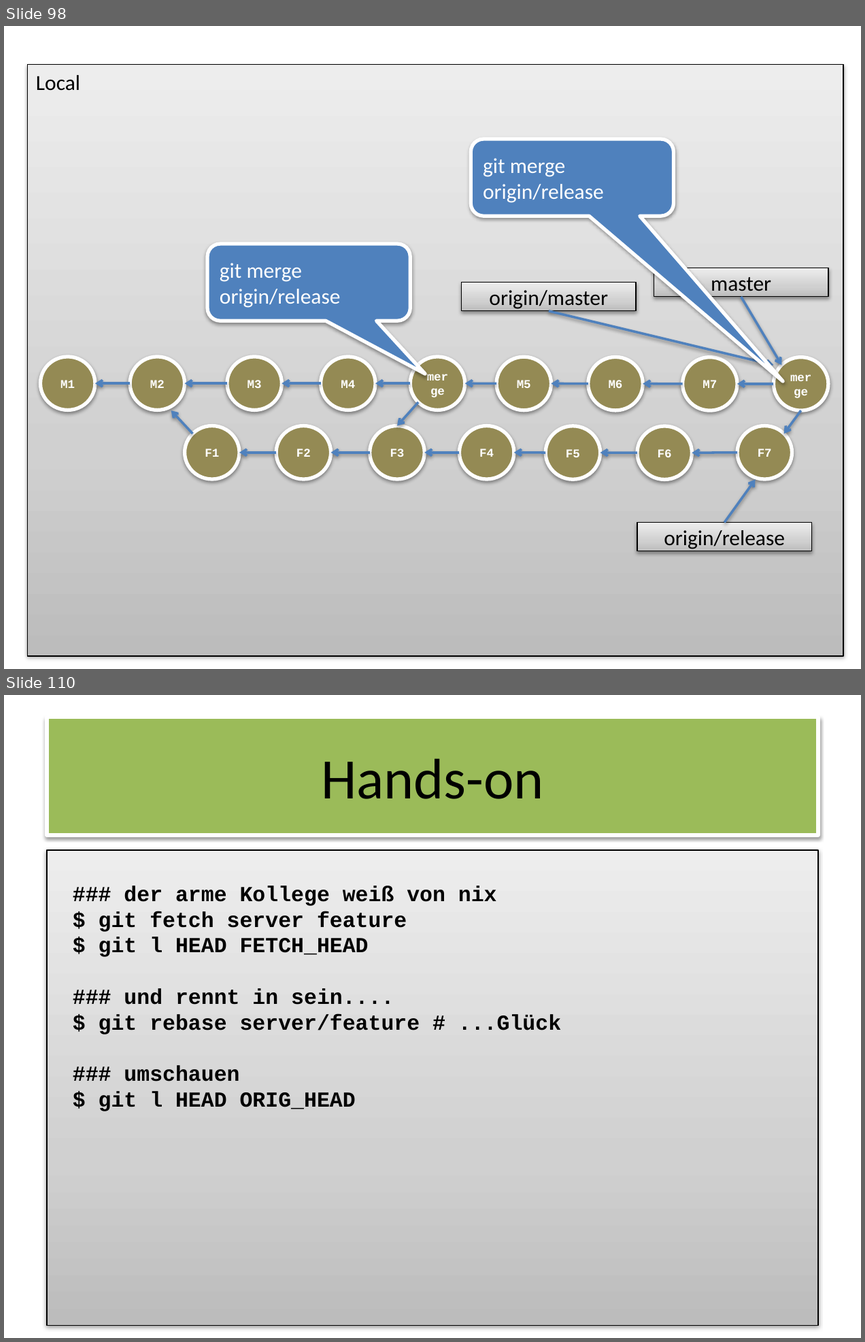
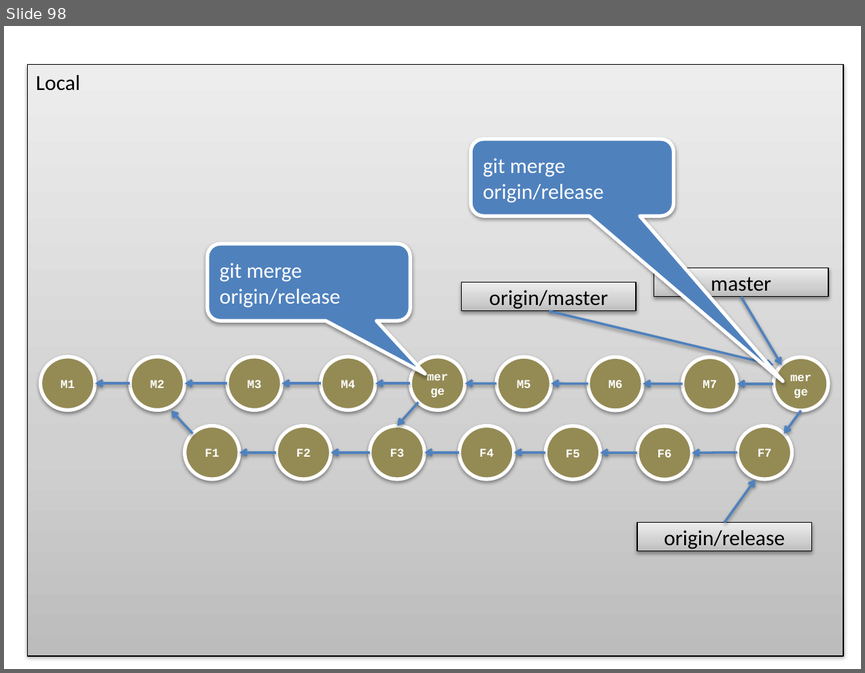
Before and after one commit to owidder/git-wks, a slide deck: git-wks.pptx. Shown one above the other, each under a label of ours: slides 98 and 110 before the commit, slide 98 after it; the slides between them are not shown. The pictures are 865x1342 and 865x673 pixels, drawn with LibreOffice and Linux fonts; fonts in the diff are those of the drawing. Boxes give left, top, right and bottom in pixels: in the first picture for what was removed or moved away, otherwise in the second. Text is boxed around its words. In the diff, an @@ line names an element or a change of style, - is before the commit and + after.

```diff
--- a/git-wks.pptx
+++ b/git-wks.pptx
@@ slide 110 removed at [4, 695, 861, 1338], background #FFFFFF @@
@@ rectangle removed at [47, 717, 818, 834] @@
-Hands-on
@@ rectangle removed at [47, 850, 818, 1325] @@
@@ text removed at [99, 885, 561, 1111] @@
-### der arme Kollege weiß von nix
-$ git fetch server feature
-$ git l HEAD FETCH_HEAD
-### und rennt in sein....
-$ git rebase server/feature # ...Glück
-### umschauen
-$ git l HEAD ORIG_HEAD
```
Also in this commit, not shown: 34 other slides removed, 1 other file.
